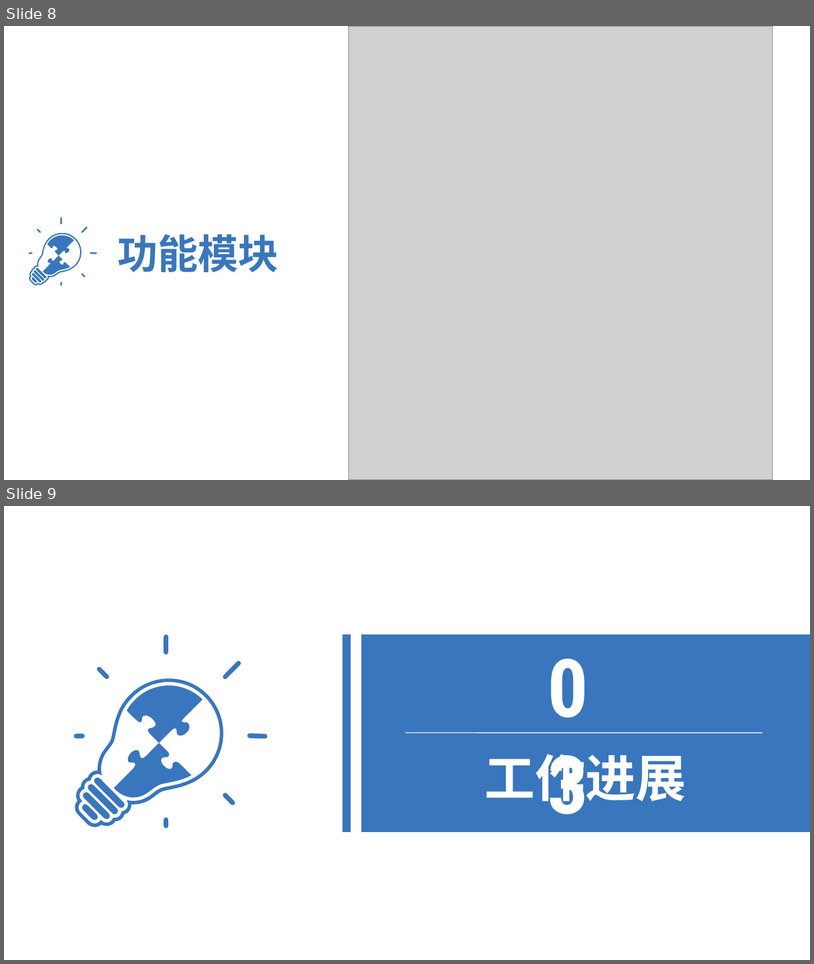
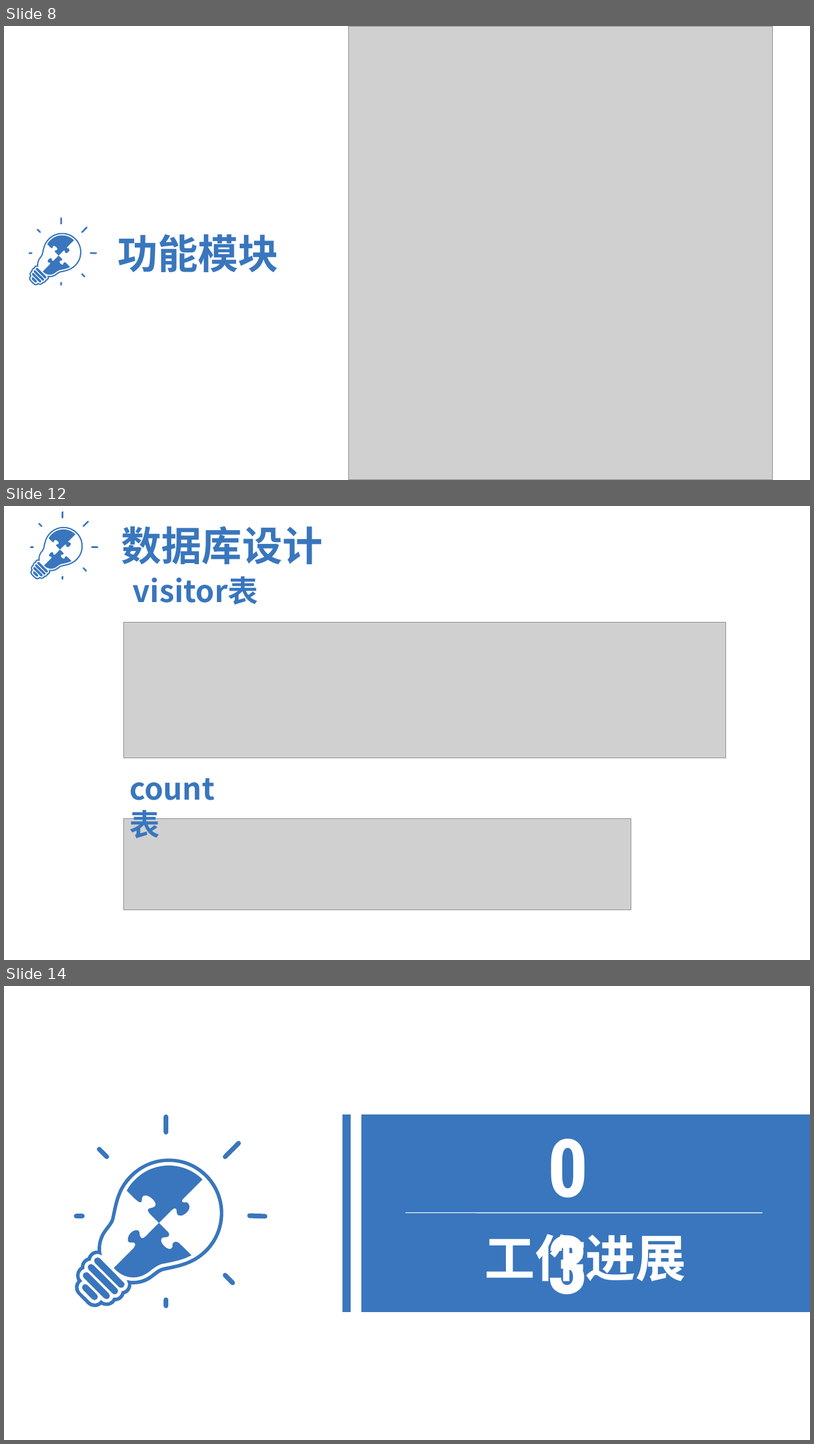
Before and after one commit to HolyShiftt/school, a slide deck: document/中期答辩.pptx. Shown one above the other, each under a label of ours: slides 8 and 9 before the commit, slides 8, 12 and 14 after it; the slides between them are not shown. The pictures are 814x964 and 814x1444 pixels, drawn with LibreOffice and Linux fonts; fonts in the diff are those of the drawing; grey boxes stand for pictures. Boxes give left, top, right and bottom in pixels: in the first picture for what was removed or moved away, otherwise in the second. Text is boxed around its words. In the diff, an @@ line names an element or a change of style, - is before the commit and + after.

```diff
--- a/document/中期答辩.pptx
+++ b/document/中期答辩.pptx
@@ slide 12 added at box(4, 506, 810, 960), background #FFFFFF @@
@@ group added at box(30, 511, 98, 580): 8 freeform shapes @@
@@ text added at box(121, 526, 323, 564), 48 pt, text #3976BD, bold @@
+数据库设计
@@ text added at box(133, 576, 258, 604), 36 pt, text #3976BD, bold @@
+visitor表
@@ picture added at box(124, 622, 727, 757) @@
@@ text added at box(124, 767, 242, 810), 36 pt, text #3976BD, bold @@
+count表
@@ picture added at box(124, 818, 632, 910) @@
@@ what was slide 9 is now slide 14 @@
```
Also in this commit, not shown: 1 slide changed, 4 other slides added, 2 other files.
